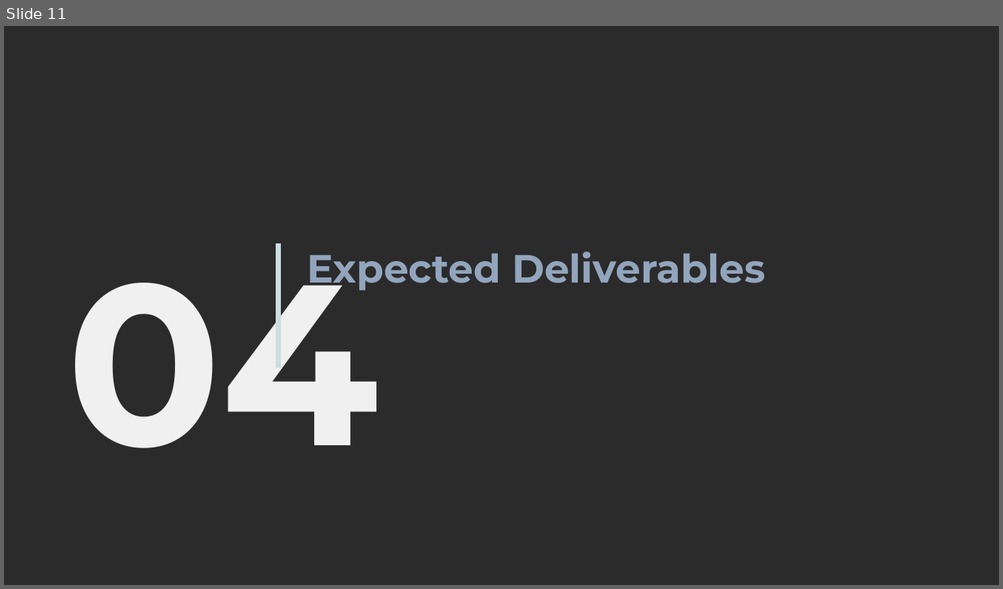
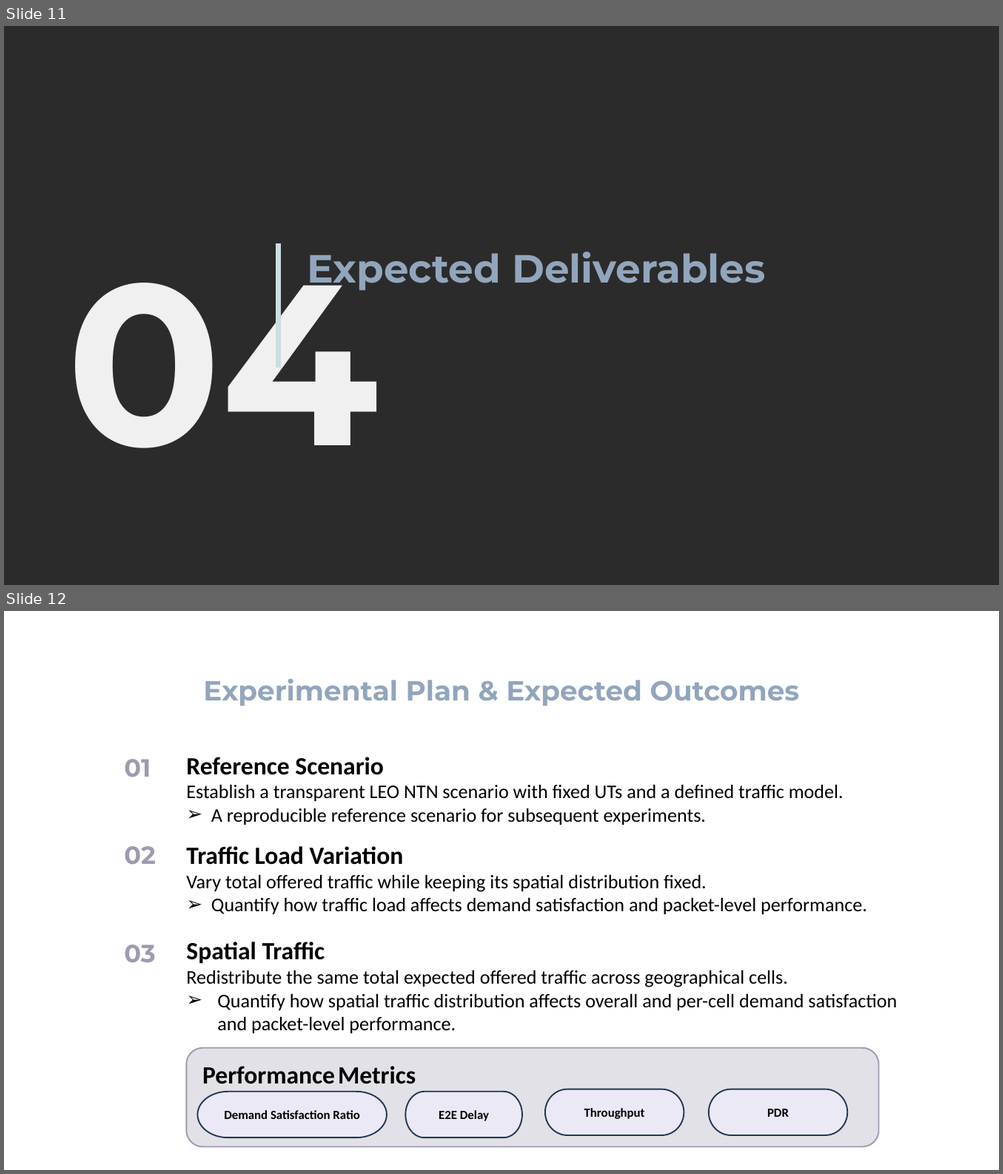
Before and after one commit to yuru1231/MWN-2026-M11502215-Lucy, a slide deck: A1-background/slides/MWN.pptx. Shown one above the other, each under a label of ours: slide 11 before the commit, slides 11 and 12 after it. The pictures are 1003x589 and 1003x1174 pixels, drawn with LibreOffice and Linux fonts; fonts in the diff are those of the drawing; background and template pictures are left out; a plain dark background stands for a picture behind light text. Boxes give left, top, right and bottom in pixels: in the first picture for what was removed or moved away, otherwise in the second. Text is boxed around its words. In the diff, an @@ line names an element or a change of style, - is before the commit and + after.

```diff
--- a/A1-background/slides/MWN.pptx
+++ b/A1-background/slides/MWN.pptx
@@ slide 12 added at <box>4,611,999,1170</box>, background picture (left out) @@
@@ text added at <box>203,679,800,706</box>, 40 pt, text #92A5BC, bold @@
+Experimental Plan & Expected Outcomes
@@ text added at <box>124,759,151,777</box>, 36 pt, text #9D9AB1, bold @@
+01
@@ text added at <box>186,757,843,826</box>, 28 pt, text #000000 @@
+Reference Scenario
+Establish a transparent LEO NTN scenario with fixed UTs and a defined traffic model.
+➢ A reproducible reference scenario for subsequent experiments.
@@ text added at <box>124,846,156,864</box>, 36 pt, text #9D9AB1, bold @@
+02
@@ text added at <box>186,846,867,915</box>, 28 pt, text #000000 @@
+Traffic Load Variation
+Vary total offered traffic while keeping its spatial distribution fixed.
+➢ Quantify how traffic load affects demand satisfaction and packet-level performance.
@@ text added at <box>186,942,896,1034</box>, 28 pt, text #000000 @@
+Spatial Traffic
+Redistribute the same total expected offered traffic across geographical cells.
+➢ Quantify how spatial traffic distribution affects overall and per-cell demand satisfaction and packet-level performance.
@@ text added at <box>124,945,155,963</box>, 36 pt, text #9D9AB1, bold @@
+03
@@ rounded rectangle added at <box>187,1048,879,1147</box>, fill #E2E1E7, outline #9D9AB1 2 pt @@
@@ text added at <box>202,1066,415,1085</box>, 36 pt, text #000000, bold @@
+Performance Metrics
@@ pill shape added at <box>197,1092,387,1138</box>, fill #EBE9F5, outline #233953 2 pt, 18 pt, text #000000, bold @@
+Demand Satisfaction Ratio
@@ pill shape added at <box>405,1092,522,1138</box>, fill #EBE9F5, outline #233953 2 pt, 18 pt, text #000000, bold @@
+E2E Delay
@@ pill shape added at <box>545,1089,684,1136</box>, fill #EBE9F5, outline #233953 2 pt, 18 pt, text #000000, bold @@
+Throughput
@@ pill shape added at <box>708,1089,847,1136</box>, fill #EBE9F5, outline #233953 2 pt, 18 pt, text #000000, bold @@
+PDR
```
Also in this commit, not shown: 4 slides changed, 4 other slides added, 4 slides removed, 4 other files.
